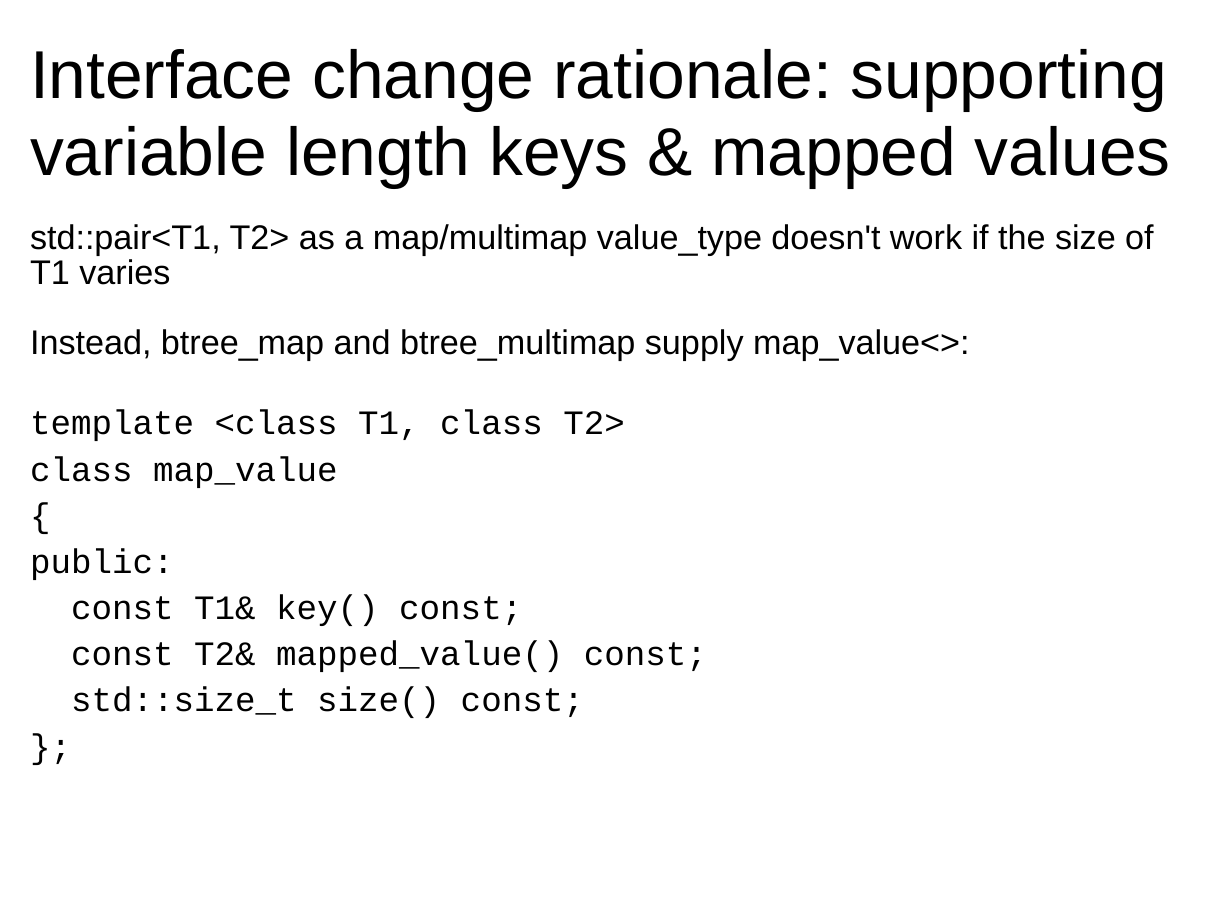
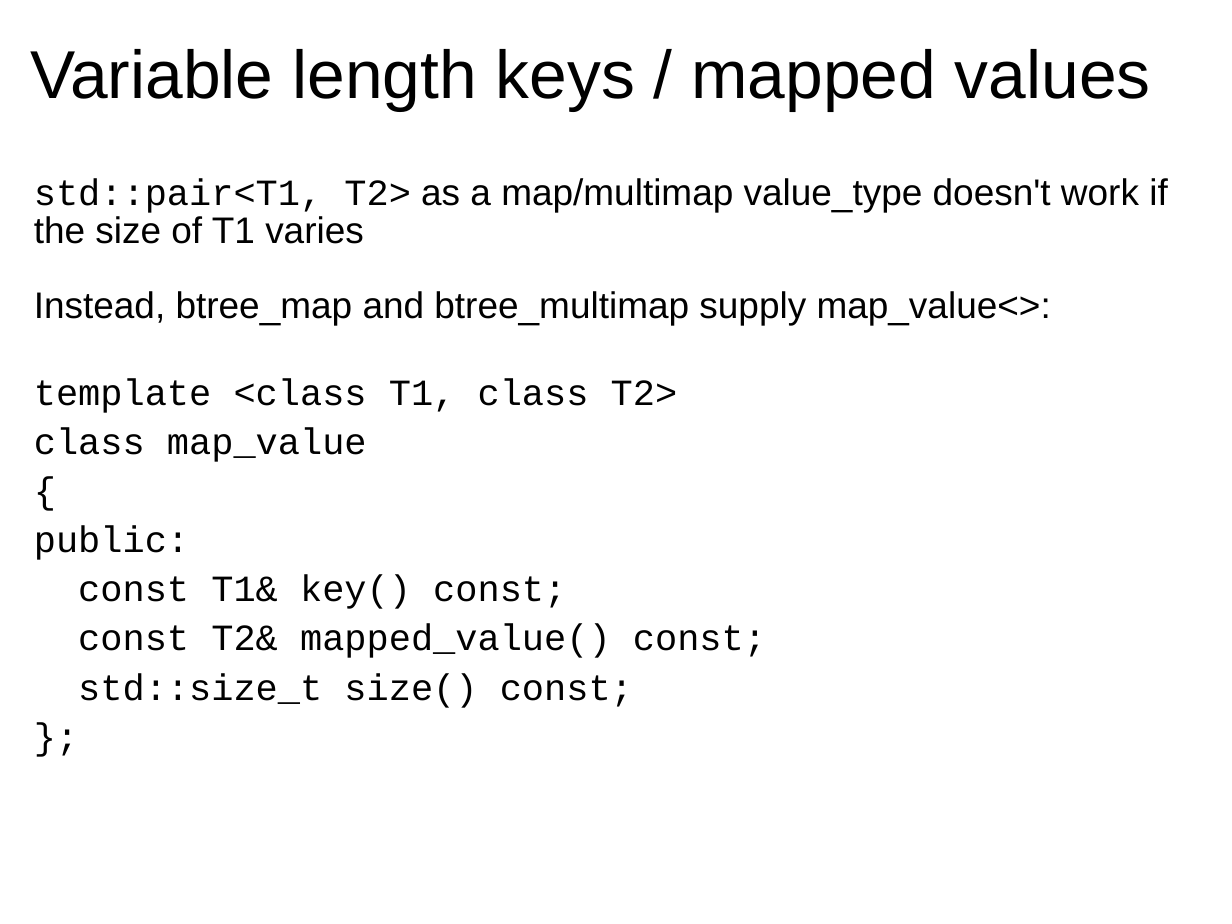
Before and after one commit to Beman/btree, a slide deck: slide 16 of libs/btree/doc/Proposed-B-tree-library.ppt (slide 15 before the commit). Drawn at 1232x924 pixels with LibreOffice and Linux fonts; fonts in the diff are those of the drawing; background and template pictures are left out. Boxes give left, top, right and bottom in pixels: in the first picture for what was removed or moved away, otherwise in the second. Text is boxed around its words. In the diff, an @@ line names an element or a change of style, - is before the commit and + after.

Commit message:
Mostly title centering and font sizes. Also add objectives slide

```diff
--- a/libs/btree/doc/Proposed-B-tree-library.ppt
+++ b/libs/btree/doc/Proposed-B-tree-library.ppt
@@ title at box(30, 49, 1151, 111): text changed @@
-Interface change rationale: supporting variable length keys & mapped values
+Variable length keys / mapped values
@@ text "std::pair<T1, T2> as a map/multimap ...": place and size @@
-text "std::pair<T1, T2> as a map/multimap ..." at box(30, 224, 1153, 718)
+text "std::pair<T1, T2> as a map/multimap ..." at box(34, 178, 1167, 708)
@@ text "std::pair<T1, T2> as a map/multimap ..." at box(34, 178, 1167, 708): size 22.2 to 24 pt; font Arial to Courier New in "std::pair<T1, T2>" @@
```
Also in this commit, not shown: 10 other slides changed, 1 slide added.
